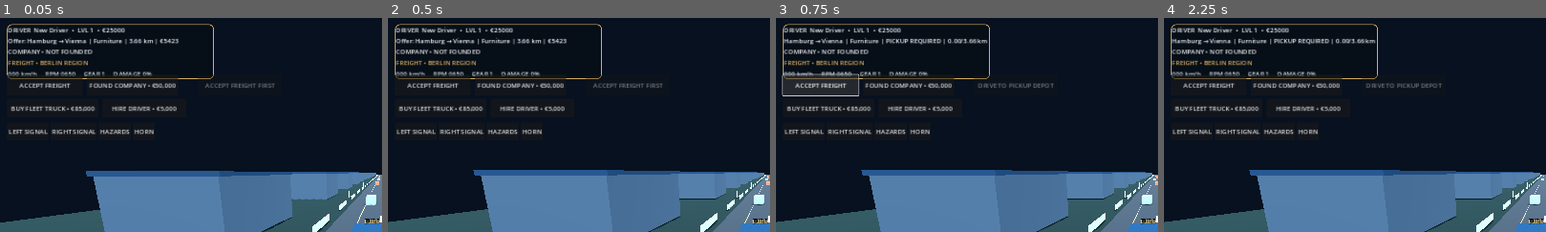
Above: before the commit, frames 1-4 (left to right).
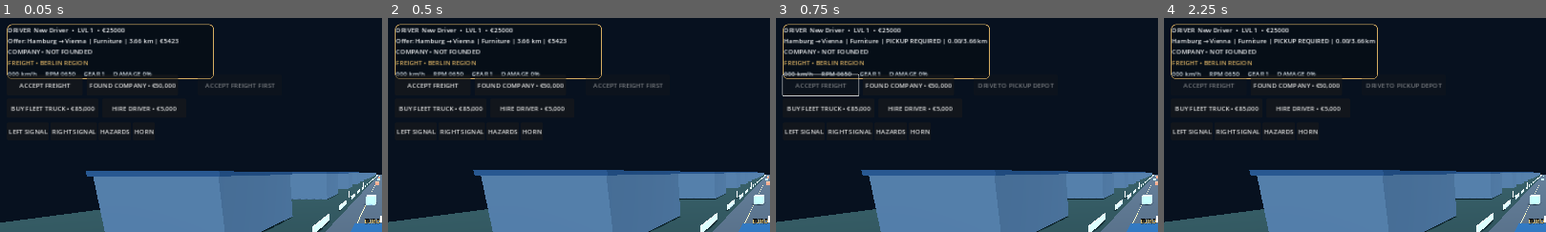
Above: after the commit, the same moments.

Repository: haseebop668-a11y/EURO-HAUL
Game: Godot game, scene res://Scenes/Main.tscn
Two runs of this game, one before a commit and one after it. Both use one fixed random seed, a clock stepped at 60 frames per second and the inputs below.
Inputs (mouse positions are % of the whole screen's width and height, from its top left):
- Up to frame 1 (0.05 s): no input
- Up to frame 2 (0.5 s): no input
- Up to frame 3 (0.75 s): click "ACCEPT FREIGHT" at 0.5 s
- Up to frame 4 (2.25 s): click (6, 16) at 1.25 s, where only the run before the commit has a clickable "ACCEPT FREIGHT"; click "◀" at 2 s
The pictures show only the part of the screen within x 0-50%, y 0-50%; the shares and areas given below are measured in that part.

Frames 1-2 are identical in both runs. In frame 3, 1.8% of the frame differs, in the area x 2-22%, y 26-37%; in frame 4, 0.3%.

Commit message:
ui: disable freight acceptance while another contract is active

Diff:
--- a/Godot/Scripts/main.gd
+++ b/Godot/Scripts/main.gd
@@ -13,6 +13,7 @@
 var status_label: Label
 var speed_label: Label
 var freight_action_button: Button
+var accept_freight_button: Button
 var near_pickup_depot := false
 var near_delivery_depot := false
 var touch_state := {"throttle": false, "brake": false, "left": false, "right": false}
@@ -288,12 +289,12 @@
 	horn.text = "HORN"
 	horn.pressed.connect(func(): truck.sound_horn())
 	signal_row.add_child(horn)
-	var accept := Button.new()
-	accept.text = "ACCEPT FREIGHT"
-	accept.position = Vector2(20, 145)
-	accept.custom_minimum_size = Vector2(190, 52)
-	accept.pressed.connect(func(): career.accept_offer(); _update_hud())
-	layer.add_child(accept)
+	accept_freight_button = Button.new()
+	accept_freight_button.text = "ACCEPT FREIGHT"
+	accept_freight_button.position = Vector2(20, 145)
+	accept_freight_button.custom_minimum_size = Vector2(190, 52)
+	accept_freight_button.pressed.connect(func(): career.accept_offer(); _update_hud(); _update_freight_action())
+	layer.add_child(accept_freight_button)
 	freight_action_button = Button.new()
 	freight_action_button.text = "DRIVE TO PICKUP"
 	freight_action_button.position = Vector2(500, 145)
@@ -383,6 +384,8 @@
 func _update_freight_action() -> void:
 	if freight_action_button == null or career == null:
 		return
+	if accept_freight_button != null:
+		accept_freight_button.disabled = not career.active_contract.is_empty() or career.offered_contract.is_empty()
 	if career.active_contract.is_empty():
 		freight_action_button.text = "ACCEPT FREIGHT FIRST"
 		freight_action_button.disabled = true
